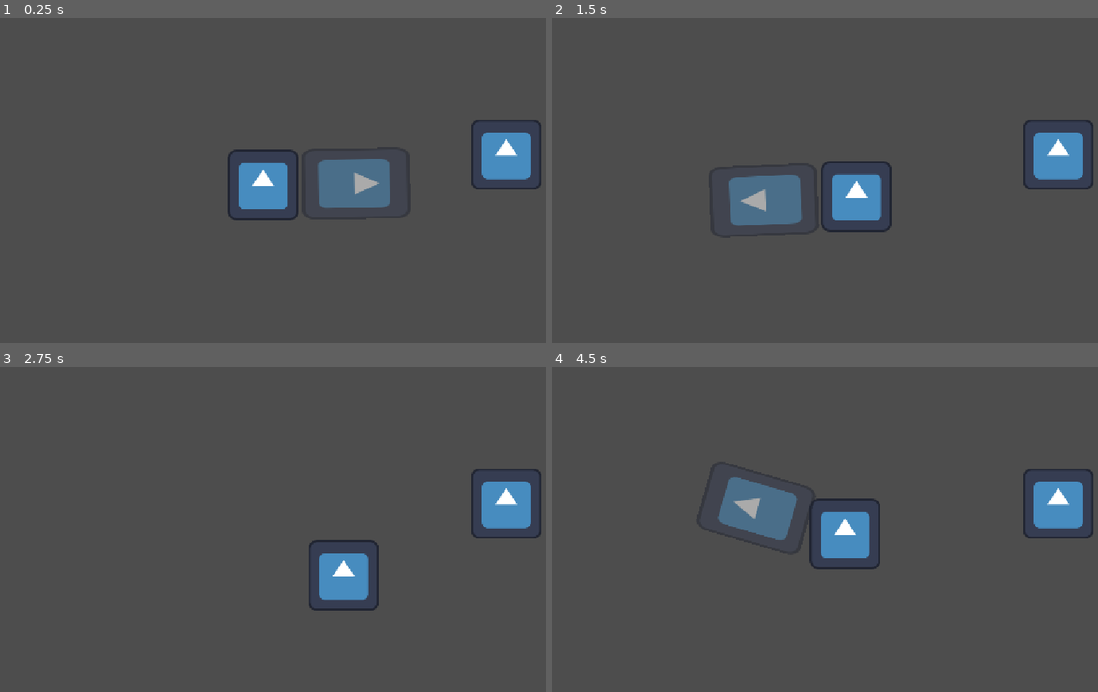
Above: before the commit, frames 1-4 (two rows, left to right).
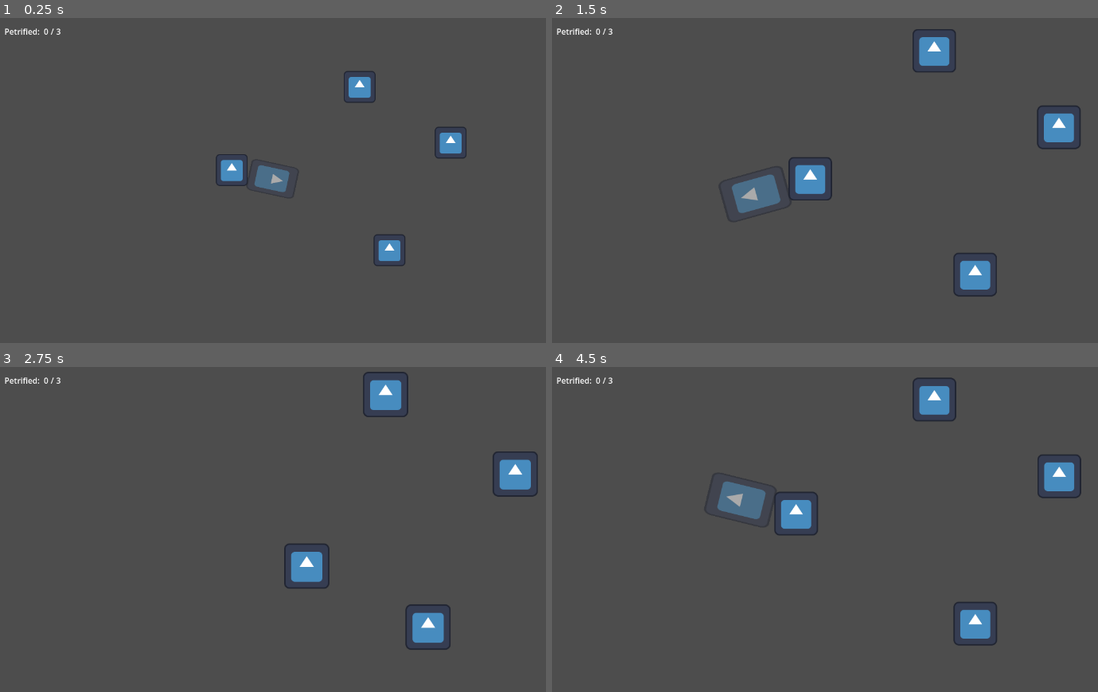
Above: after the commit, the same moments.

Repository: SpyderXN/Beginners-game-jam-repo
Game: Godot game, scene res://Main/main.tscn
Same seed, same stepped clock (60 frames per second), same inputs: the game is played once before the commit and once after it. The engine's default icon, where the game draws it, is replaced by a stand-in: a white triangle on a blue panel in a dark square.
Inputs (mouse positions are in pixels of both pictures, inside the frame that each line leads up to):
- Up to frame 1 (0.25 s): no input
- Up to frame 2 (1.5 s): tap Enter at 0.5 s; move the mouse to (988, 167) at 0.52 s; hold D (Right) 0.53-1.28 s; tap Space (EyeButton) at 0.6, 1.35 s; move the mouse to (721, 203) at 1.27 s; hold S (Down) from 1.28 s (still down)
- Up to frame 3 (2.75 s): move the mouse to (360, 454) at 2.02 s; release S (Down) at 2.03 s; hold D (Right) from 2.03 s (still down); tap Space (EyeButton) at 2.1 s
- Up to frame 4 (4.5 s): move the mouse to (819, 604) at 2.77 s; release D (Right) at 2.78 s; hold W (Up) 2.78-3.53 s; tap Space (EyeButton) at 2.85, 3.6, 4.35 s; move the mouse to (1043, 588) at 3.52 s; hold A (Left) from 3.53 s (still down); move the mouse to (661, 480) at 4.27 s

The runs differ from the first frame. In frame 1, 6.5% of the frame differs, in the area x 0-100%, y 3-77%; in frame 2, 6.7%, in the area x 0-100%, y 3-86%; in frame 3, 5.5%; in frame 4, 6.7%.

Commit message:
Some files added

Diff:
--- /dev/null
+++ b/Globals/globals.gd
@@ -0,0 +1,13 @@
+extends Node
+
+var min_petrified: int
+var max_petrified: int
+
+func _process(_delta: float) -> void:
+	if min_petrified == max_petrified:
+		min_petrified = max_petrified
+
+func petrification(value) -> void:
+	var score = min_petrified + value
+	min_petrified = score
+	print(score)
--- /dev/null
+++ b/HUD/hud.gd
@@ -0,0 +1,11 @@
+extends Control
+
+@onready var amount: Label = $HBoxContainer/Amount
+@onready var max_amount: Label = $HBoxContainer/MaxAmount
+
+func _process(_delta: float) -> void:
+	update_amount()
+
+func update_amount() -> void:
+	amount.text = str(Globals.min_petrified)
+	max_amount.text = str(Globals.max_petrified)
--- /dev/null
+++ b/HUD/hud.tscn
@@ -0,0 +1,44 @@
+[gd_scene format=3 uid="uid://de5he7uc687fq"]
+
+[ext_resource type="Script" uid="uid://itlx3cltkoxi" path="res://HUD/hud.gd" id="1_h61sl"]
+
+[node name="HUD" type="Control" unique_id=1545173530]
+layout_mode = 3
+anchors_preset = 15
+anchor_right = 1.0
+anchor_bottom = 1.0
+grow_horizontal = 2
+grow_vertical = 2
+script = ExtResource("1_h61sl")
+
+[node name="HBoxContainer" type="HBoxContainer" parent="." unique_id=134455246]
+layout_mode = 0
+offset_left = 27.0
+offset_top = 20.0
+offset_right = 185.0
+offset_bottom = 86.0
+alignment = 1
+
+[node name="Petrified" type="Label" parent="HBoxContainer" unique_id=1229248457]
+layout_mode = 2
+text = "Petrified: "
+horizontal_alignment = 1
+vertical_alignment = 1
+
+[node name="Amount" type="Label" parent="HBoxContainer" unique_id=808434125]
+layout_mode = 2
+text = "Amount"
+horizontal_alignment = 1
+vertical_alignment = 1
+
+[node name="Slash" type="Label" parent="HBoxContainer" unique_id=179163503]
+layout_mode = 2
+text = "/"
+horizontal_alignment = 1
+vertical_alignment = 1
+
+[node name="MaxAmount" type="Label" parent="HBoxContainer" unique_id=1445444905]
+layout_mode = 2
+text = "MaxAmount"
+horizontal_alignment = 1
+vertical_alignment = 1
--- /dev/null
+++ b/Level Menu/level_menu.tscn
@@ -0,0 +1,32 @@
+[gd_scene format=3 uid="uid://cahnb3t65lqeb"]
+
+[node name="Level Menu" type="Control" unique_id=684448457]
+layout_mode = 3
+anchors_preset = 15
+anchor_right = 1.0
+anchor_bottom = 1.0
+grow_horizontal = 2
+grow_vertical = 2
+
+[node name="PanelContainer" type="PanelContainer" parent="." unique_id=2030485127]
+layout_mode = 1
+anchors_preset = 8
+anchor_left = 0.5
+anchor_top = 0.5
+anchor_right = 0.5
+anchor_bottom = 0.5
+offset_left = -274.0
+offset_top = -179.0
+offset_right = 284.0
+offset_bottom = 176.0
+grow_horizontal = 2
+grow_vertical = 2
+
+[node name="VBoxContainer" type="VBoxContainer" parent="PanelContainer" unique_id=1287678471]
+layout_mode = 2
+theme_override_constants/separation = 50
+alignment = 1
+
+[node name="Button" type="Button" parent="PanelContainer/VBoxContainer" unique_id=1342066054]
+layout_mode = 2
+text = "NEXT LEVEL"
--- /dev/null
+++ b/Main/camera_2d.gd
@@ -0,0 +1,13 @@
+extends Camera2D
+
+var tween: Tween
+
+
+func _on_player_eyes_closed() -> void:
+	tween = create_tween().set_trans(Tween.TRANS_SINE).set_ease(Tween.EASE_OUT)
+	tween.tween_property(self, "zoom", Vector2(1.5, 1.5), 1)
+
+
+func _on_player_eyes_opened() -> void:
+	tween = create_tween().set_trans(Tween.TRANS_SINE).set_ease(Tween.EASE_OUT)
+	tween.tween_property(self, "zoom", Vector2(1.0, 1.0), 1)
--- /dev/null
+++ b/Main/main.gd
@@ -0,0 +1,12 @@
+extends Node2D
+
+@export var restricted_amount: int = 0
+var game_over: bool = false
+
+func _ready() -> void:
+	Globals.max_petrified = restricted_amount
+
+func _process(_delta: float) -> void:
+	if Globals.min_petrified >= restricted_amount and not game_over:
+		game_over = true
+		print("Game Over")
--- a/Main/main.tscn
+++ b/Main/main.tscn
@@ -1,20 +1,37 @@
 [gd_scene format=3 uid="uid://b3151klmju1o0"]
 
+[ext_resource type="Script" uid="uid://d0ipnom2xw6s8" path="res://Main/main.gd" id="1_eunhr"]
 [ext_resource type="PackedScene" uid="uid://cd1dewl5ly5lq" path="res://Player/player.tscn" id="1_yh5la"]
 [ext_resource type="PackedScene" uid="uid://b8y30jwip7gey" path="res://NPC-2/npc_2.tscn" id="2_2w1kt"]
+[ext_resource type="Script" uid="uid://s6cj8d0ef2v7" path="res://Main/camera_2d.gd" id="3_k3v36"]
+[ext_resource type="PackedScene" uid="uid://de5he7uc687fq" path="res://HUD/hud.tscn" id="3_qvhan"]
 
 [node name="Main" type="Node2D" unique_id=401837326]
+script = ExtResource("1_eunhr")
+restricted_amount = 3
 
 [node name="Player" parent="." unique_id=435235803 instance=ExtResource("1_yh5la")]
 position = Vector2(502, 330)
-collision_mask = 2
 max_speed = 100
 acceleration = 100
 friction = 8
 
 [node name="Camera2D" type="Camera2D" parent="." unique_id=1873569735]
-position = Vector2(566, 329)
+position = Vector2(636, 359)
+script = ExtResource("3_k3v36")
 
 [node name="NPC2" parent="." unique_id=252581698 instance=ExtResource("2_2w1kt")]
 position = Vector2(942, 275)
-collision_layer = 2
+
+[node name="NPC3" parent="." unique_id=803515891 instance=ExtResource("2_2w1kt")]
+position = Vector2(759, 163)
+
+[node name="NPC4" parent="." unique_id=1562215382 instance=ExtResource("2_2w1kt")]
+position = Vector2(819, 491)
+
+[node name="UI" type="CanvasLayer" parent="." unique_id=1426440220]
+
+[node name="HUD" parent="UI" unique_id=1545173530 instance=ExtResource("3_qvhan")]
+
+[connection signal="eyes_closed" from="Player" to="Camera2D" method="_on_player_eyes_closed"]
+[connection signal="eyes_opened" from="Player" to="Camera2D" method="_on_player_eyes_opened"]
--- a/NPC-2/npc_2.gd
+++ b/NPC-2/npc_2.gd
@@ -4,3 +4,4 @@
 func _on_area_2d_area_entered(area: Area2D) -> void:
 	if area.name == "Vision Area":
 		print("Player Spotted")
+		modulate = Color(1, 5, 2, 5)
--- a/NPC-2/npc_2.tscn
+++ b/NPC-2/npc_2.tscn
@@ -10,6 +10,7 @@
 size = Vector2(126, 118)
 
 [node name="NPC2" type="CharacterBody2D" unique_id=252581698 groups=["NPC"]]
+scale = Vector2(0.5, 0.5)
 collision_layer = 2
 script = ExtResource("1_hirsf")
 
--- a/Player/player.gd
+++ b/Player/player.gd
@@ -1,4 +1,8 @@
 extends CharacterBody2D
+
+#Signals
+signal eyes_closed
+signal eyes_opened
 
 #Eyes Variable
 @export var eye: bool
@@ -21,9 +25,13 @@
 func update_eyes() -> void:
 	if eye:
 		vision_area.visible = false
+		vision_area.set_deferred("monitorable", false)
+		eyes_closed.emit()
 		print("Eyes closed")
 	else:
 		vision_area.visible = true
+		vision_area.set_deferred("monitorable", true)
+		eyes_opened.emit()
 		print("Eyes opened")
 
 #Player movement script
@@ -38,12 +46,12 @@
 
 	move_and_slide()
 
-
-func _on_vision_area_body_entered(body: Node2D) -> void:
-	pass
-
-
 func _on_player_collision_body_entered(body: Node2D) -> void:
 	if body.is_in_group("NPC") and eye:
 		eye = false
 		update_eyes()
+
+func _on_vision_area_body_entered(body: Node2D) -> void:
+	if body.is_in_group("NPC"):
+		print("Vision: ", body.name)
+		Globals.petrification(1)
--- a/Player/player.tscn
+++ b/Player/player.tscn
@@ -8,12 +8,13 @@
 size = Vector2(120, 112)
 
 [sub_resource type="RectangleShape2D" id="RectangleShape2D_i4sqk"]
-size = Vector2(118, 190)
+size = Vector2(146, 210)
 
 [sub_resource type="RectangleShape2D" id="RectangleShape2D_ukv2n"]
 size = Vector2(131, 115)
 
 [node name="Player" type="CharacterBody2D" unique_id=435235803]
+scale = Vector2(0.5, 0.5)
 collision_mask = 2
 script = ExtResource("1_4ntmi")
 
@@ -24,6 +25,7 @@
 shape = SubResource("RectangleShape2D_yh5la")
 
 [node name="Vision Area" type="Area2D" parent="." unique_id=1289046627]
+collision_mask = 2
 script = ExtResource("3_btcbx")
 
 [node name="Sprite2D" type="Sprite2D" parent="Vision Area" unique_id=300540274]
@@ -34,7 +36,7 @@
 texture = ExtResource("1_l8h54")
 
 [node name="CollisionShape2D" type="CollisionShape2D" parent="Vision Area" unique_id=1915893888]
-position = Vector2(168, 0)
+position = Vector2(171, 2.84124e-07)
 rotation = 1.5707964
 shape = SubResource("RectangleShape2D_i4sqk")
 
--- a/project.godot
+++ b/project.godot
@@ -15,9 +15,15 @@
 config/features=PackedStringArray("4.7", "Forward Plus")
 config/icon="res://icon.svg"
 
+[autoload]
+
+Globals="*uid://cyig3d7vt8dwr"
+
 [display]
 
-window/stretch/mode="canvas_items"
+window/size/viewport_width=1280
+window/size/viewport_height=720
+window/stretch/mode="viewport"
 window/stretch/aspect="expand"
 
 [global_group]
Not shown, added: Globals/globals.gd.uid
Not shown, added: HUD/hud.gd.uid
Not shown, added: Main/camera_2d.gd.uid
Not shown, added: Main/main.gd.uid
